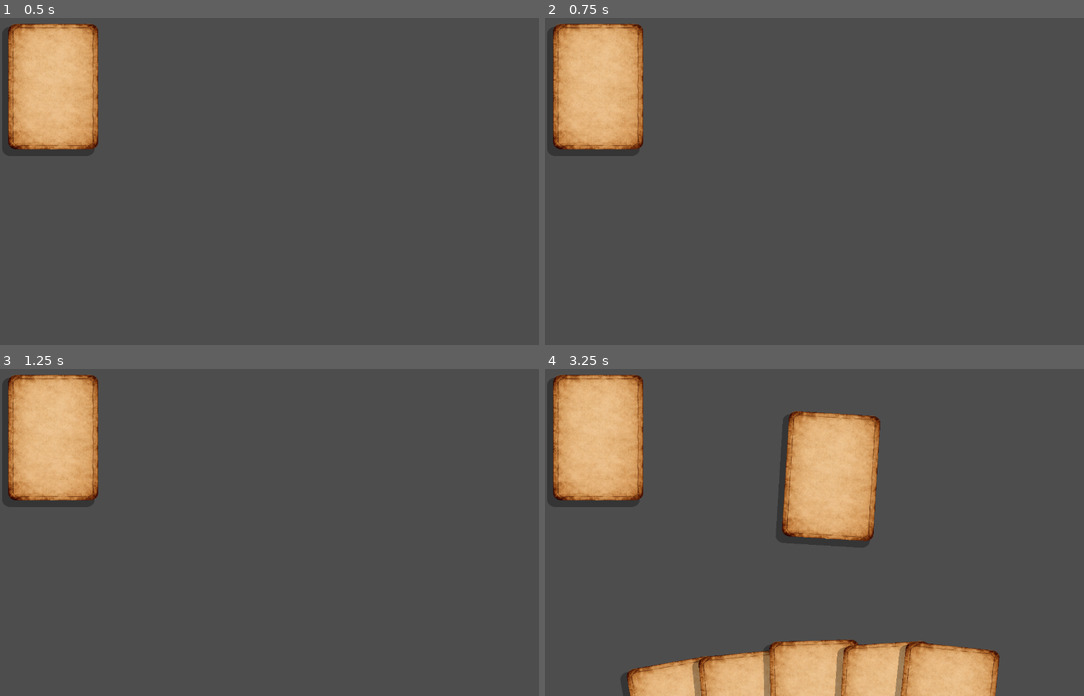
Above: before the commit, frames 1-4 (two rows, left to right).
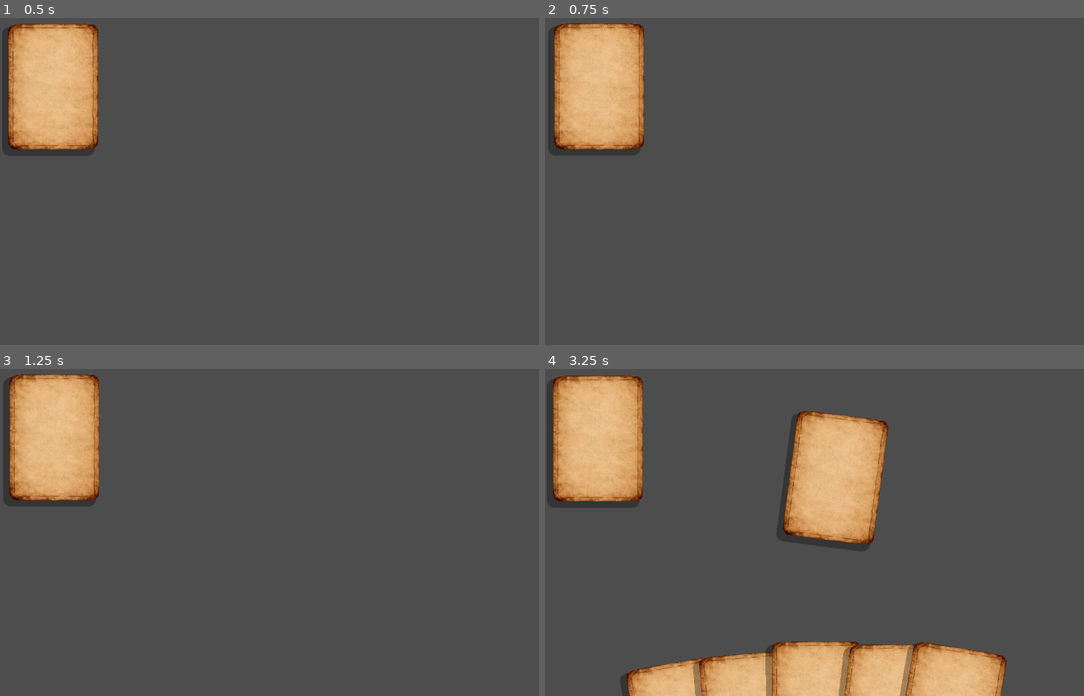
Above: after the commit, the same moments.

Repository: FooFootheGoon/balatro-style-cards
Game: Godot game, scene res://scenes/table.tscn
The game is run twice, just before and just after one commit, with the same random seed, the same clock (stepped at 60 frames per second) and the same inputs. The project has no main scene, so this scene is started directly.
Inputs (mouse positions are in pixels of both pictures, inside the frame that each line leads up to):
- Up to frame 1 (0.5 s): no input
- Up to frame 2 (0.75 s): tap Enter at 0.5 s; move the mouse to (965, 165) at 0.52 s; press the mouse at (965, 165) at 0.53 s
- Up to frame 3 (1.25 s): no input
- Up to frame 4 (3.25 s): tap Space at 1.25, 2.75 s; move the mouse to (717, 548) at 1.27 s; release the mouse at (717, 548) at 1.28 s; tap ] (Discard) at 1.35 s; click (717, 548) at 1.55 s; tap Enter at 2 s; move the mouse to (895, 460) at 2.02 s; hold [ (Draw) 2.03-2.78 s; click (895, 460) at 2.3 s; move the mouse to (809, 597) at 2.77 s; tap = (DrawMany) at 2.85 s; click (809, 597) at 3.05 s

Frame 1 is identical in both runs. In frame 2, 0.6% of the frame differs, in the area x 1-19%, y 1-41%; in frame 3, 0.7%; in frame 4, 4.6%, in the area x 1-86%, y 1-100%.

Commit message:
Added wave to cards in hand, and screen parallax.

Diff:
--- a/scenes/card.tscn
+++ b/scenes/card.tscn
@@ -30,6 +30,7 @@
 offset_bottom = 148.0
 pivot_offset = Vector2(120, 168)
 script = ExtResource("1_6u4wf")
+vel_debug = true
 
 [node name="Visual" type="Control" parent="."]
 layout_mode = 1
--- a/scenes/table.tscn
+++ b/scenes/table.tscn
@@ -6,20 +6,23 @@
 
 [node name="Table" type="Node2D"]
 script = ExtResource("1_x8522")
-hand_path = NodePath("Hand")
-deck_visual_path = NodePath("Card")
+hand_path = NodePath("Anchor/Hand")
+deck_visual_path = NodePath("Anchor/Card")
 card_scene = ExtResource("2_olh0b")
 starting_deck_size = 52
+anchor_path = NodePath("Anchor")
 
-[node name="Card" parent="." instance=ExtResource("2_olh0b")]
-offset_left = 12.0
-offset_top = 4.0
-offset_right = 252.0
-offset_bottom = 340.0
+[node name="Anchor" type="Node2D" parent="."]
 
-[node name="Hand" parent="." instance=ExtResource("3_u03e6")]
+[node name="Hand" parent="Anchor" instance=ExtResource("3_u03e6")]
 offset_left = 219.0
 offset_top = 543.0
 offset_right = 1119.0
 offset_bottom = 903.0
 y_min_px = 90.0
+
+[node name="Card" parent="Anchor" instance=ExtResource("2_olh0b")]
+offset_left = 12.0
+offset_top = 4.0
+offset_right = 252.0
+offset_bottom = 340.0
--- a/scripts/card.gd
+++ b/scripts/card.gd
@@ -28,6 +28,14 @@
 var shadow_mat: ShaderMaterial = null
 var shadow_tilt_mult: float = 0.85
 var is_dealing: bool = false
+var drag_rot_target: float = 0.0
+var vel_last_global_pos: Vector2 = Vector2(INF, INF)
+var vel_rot_current: float = 0.0
+var vel_tilt_max_deg: float = 9.0
+var vel_tilt_deg_per_speed: float = 0.008
+var vel_tilt_lerp_speed: float = 18.0
+
+@export var vel_debug: bool = false
 
 func _ready() -> void:
 	custom_minimum_size = card_size
@@ -110,7 +118,25 @@
 		shadow_mat.set_shader_parameter("x_rot", tilt_current.x * shadow_tilt_mult)
 		shadow_mat.set_shader_parameter("y_rot", tilt_current.y * shadow_tilt_mult)
 
-
+func _update_velocity_tilt(delta: float) -> void:
+	if is_inf(vel_last_global_pos.x):
+		vel_last_global_pos = global_position
+		vel_rot_current = 0.0
+		return
+	var safe_dt: float = maxf(delta, 0.00001)
+	var vel: Vector2 = (global_position - vel_last_global_pos) / safe_dt
+	vel_last_global_pos = global_position
+	var target: float = clampf(vel.x * vel_tilt_deg_per_speed, -vel_tilt_max_deg, vel_tilt_max_deg)
+	target += clampf(-vel.y * (vel_tilt_deg_per_speed * 0.35), -(vel_tilt_max_deg * 0.35), vel_tilt_max_deg * 0.35)
+	vel_rot_current = lerpf(vel_rot_current, target, vel_tilt_lerp_speed * delta)
+	if vel_debug and absf(target) > 0.9:
+		print("[VEL_TILT] v=", vel, " target=", target, " cur=", vel_rot_current)
+
+func _apply_visual_rotation(delta: float) -> void:
+	if visual == null:
+		return
+	var target: float = drag_rot_target + vel_rot_current
+	visual.rotation_degrees = lerpf(visual.rotation_degrees, target, 14.0 * delta)
 
 func _on_mouse_entered() -> void:
 	mouse_in = true
@@ -122,6 +148,8 @@
 
 func _physics_process(delta: float) -> void:
 	drag_logic(delta)
+	_update_velocity_tilt(delta)
+	_apply_visual_rotation(delta)
 	_update_tilt(delta)
 	_update_shadow()
 	polish_logic()
@@ -137,6 +165,7 @@
 		if not is_dragging:
 			print("[CARD_DRAG] start")
 			drag_grab_offset = global_position - get_global_mouse_position()
+			last_global_pos = global_position
 		is_dragging = true
 		MouseBrain.node_being_dragged = self
 		var p := get_parent()
@@ -153,7 +182,7 @@
 		if MouseBrain.node_being_dragged == self:
 			MouseBrain.node_being_dragged = null
 		z_index = 0
-		visual.rotation_degrees = lerpf(visual.rotation_degrees, 0.0, 12.0 * delta)
+		drag_rot_target = 0.0
 		last_global_pos = global_position
 
 func polish_logic() -> void:
@@ -173,8 +202,6 @@
 		change_scale(hover_scale_mult)
 		return
 	change_scale(idle_scale_mult)
-	# Idle state: ensure visuals settle back cleanly
-	visual.rotation_degrees = lerpf(visual.rotation_degrees, 0.0, 12.0 * get_physics_process_delta_time())
 
 func change_scale(desired_mult: float) -> void:
 	if is_equal_approx(desired_mult, current_goal_scale):
@@ -188,10 +215,9 @@
 	var target_scale: Vector2 = base_face_scale * desired_mult
 	scale_tween.tween_property(face, "scale", target_scale, 0.14)
 
-func _set_rotation(delta: float) -> void:
+func _set_rotation(_delta: float) -> void:
 	var x_delta: float = global_position.x - last_global_pos.x
-	var desired: float = clampf(x_delta * 0.85, -max_card_rotation, max_card_rotation)
-	visual.rotation_degrees = lerpf(visual.rotation_degrees, desired, 12.0 * delta)
+	drag_rot_target = clampf(x_delta * 0.85, -max_card_rotation, max_card_rotation)
 	last_global_pos = global_position
 
 func set_dealing(value: bool) -> void:
--- a/scripts/hand.gd
+++ b/scripts/hand.gd
@@ -8,6 +8,14 @@
 @export var y_min_px: float = -260.0
 @export var y_max_px: float = 50.0
 @export var card_size_px: Vector2 = Vector2(210, 294)
+@export var wave_enabled: bool = true
+@export var wave_amp_px: float = 4.0
+@export var wave_freq_hz: float = 0.6
+@export var wave_phase_step: float = 0.5
+@export var wave_pause_after_layout_s: float = 0.35
+
+var _wave_t: float = 0.0
+var _wave_paused_until_ms: int = 0
 
 func draw_card() -> void:
 	if card_scene == null:
@@ -100,18 +108,11 @@
 	return tw
 
 func update_cards() -> void:
+	pause_wave(wave_pause_after_layout_s)
 	var cards: Array[Node] = get_children()
 	var count: int = cards.size()
 	if count == 0:
 		return
-	var hand_w: float = size.x
-	var card_w: float = card_size_px.x
-	var final_sep: float = x_sep_px
-	var combined_w: float = (card_w * count) + (final_sep * (count - 1))
-	if count > 1 and combined_w > hand_w:
-		final_sep = (hand_w - (card_w * count)) / float(count - 1)
-		combined_w = hand_w
-	#var offset_x: float = (hand_w - combined_w) * 0.5 # I've accidentally deleted the use case for this.
 	var dragged := MouseBrain.node_being_dragged
 	for i in range(count):
 		var c := cards[i] as Control
@@ -119,7 +120,61 @@
 			continue
 		if c == dragged:
 			continue
+		if c.has_method("set_dealing") and bool(c.get("is_dealing")):
+			continue
 		var layout := get_layout_for_index(i, count)
 		c.position = layout["pos"]
 		c.rotation_degrees = layout["rot_deg"]
 	print("[HAND] updated count=", count, " sep=", get_layout_for_index(0, count)["sep"])
+
+func pause_wave(seconds: float) -> void:
+	var until_ms: int = Time.get_ticks_msec() + int(maxf(0.0, seconds) * 1000.0)
+	_wave_paused_until_ms = maxi(_wave_paused_until_ms, until_ms)
+
+func _process(delta: float) -> void:
+	if not wave_enabled:
+		return
+	if Time.get_ticks_msec() < _wave_paused_until_ms:
+		return
+	var cards: Array[Node] = get_children()
+	var count: int = cards.size()
+	if count <= 0:
+		return
+	var dragged := MouseBrain.node_being_dragged
+	var pause_now: bool = false
+	for i in range(count):
+		var c := cards[i] as Control
+		if c == null:
+			continue
+		if c == dragged:
+			pause_now = true
+			break
+		if bool(c.get("mouse_in")):
+			pause_now = true
+			break
+		if c.has_method("set_dealing") and bool(c.get("is_dealing")):
+			pause_now = true
+			break
+	if pause_now:
+		for i in range(count):
+			var c := cards[i] as Control
+			if c == null:
+				continue
+			if c == dragged:
+				continue
+			if c.has_method("set_dealing") and bool(c.get("is_dealing")):
+				continue
+			var layout: Dictionary = get_layout_for_index(i, count)
+			c.position = layout["pos"]
+			c.rotation_degrees = layout["rot_deg"]
+		return
+	_wave_t += delta
+	for i in range(count):
+		var c := cards[i] as Control
+		if c == null:
+			continue
+		var layout: Dictionary = get_layout_for_index(i, count)
+		var base: Vector2 = layout["pos"]
+		var phase: float = (_wave_t * TAU * wave_freq_hz) + (float(i) * wave_phase_step)
+		c.position = Vector2(base.x, base.y + (sin(phase) * wave_amp_px))
+		c.rotation_degrees = layout["rot_deg"]
--- a/scripts/table.gd
+++ b/scripts/table.gd
@@ -4,7 +4,14 @@
 @export var deck_visual_path: NodePath
 @export var card_scene: PackedScene
 @export var starting_deck_size: int = 20
-
+@export var anchor_path: NodePath
+@export var parallax_enabled: bool = true
+@export var parallax_max_px: float = 10.0
+@export var parallax_lerp_speed: float = 7.0
+@onready var anchor: Node2D = get_node_or_null(anchor_path) as Node2D
+
+var _anchor_base_pos: Vector2 = Vector2.ZERO
+var _anchor_base_set: bool = false
 var deck: Array[int] = []
 var discard: Array[int] = []
 var _is_dealing: bool = false
@@ -45,6 +52,28 @@
 		discard_one()
 		get_viewport().set_input_as_handled()
 		return
+
+func _process(delta: float) -> void:
+	if not parallax_enabled:
+		return
+	if anchor == null:
+		return
+	if not _anchor_base_set:
+		_anchor_base_pos = anchor.position
+		_anchor_base_set = true
+		print("[PARALLAX] base=", _anchor_base_pos)
+	var vp := get_viewport()
+	var rect := vp.get_visible_rect()
+	var center: Vector2 = rect.size * 0.5
+	if center.x <= 0.0 or center.y <= 0.0:
+		return
+	var mouse: Vector2 = vp.get_mouse_position()
+	var norm: Vector2 = (mouse - center) / center
+	norm.x = clampf(norm.x, -1.0, 1.0)
+	norm.y = clampf(norm.y, -1.0, 1.0)
+	var strength: float = parallax_max_px * 0.6
+	var target: Vector2 = _anchor_base_pos + (norm * strength)
+	anchor.position = anchor.position.lerp(target, parallax_lerp_speed * delta)
 
 func deal_one() -> void:
 	if _is_dealing:
